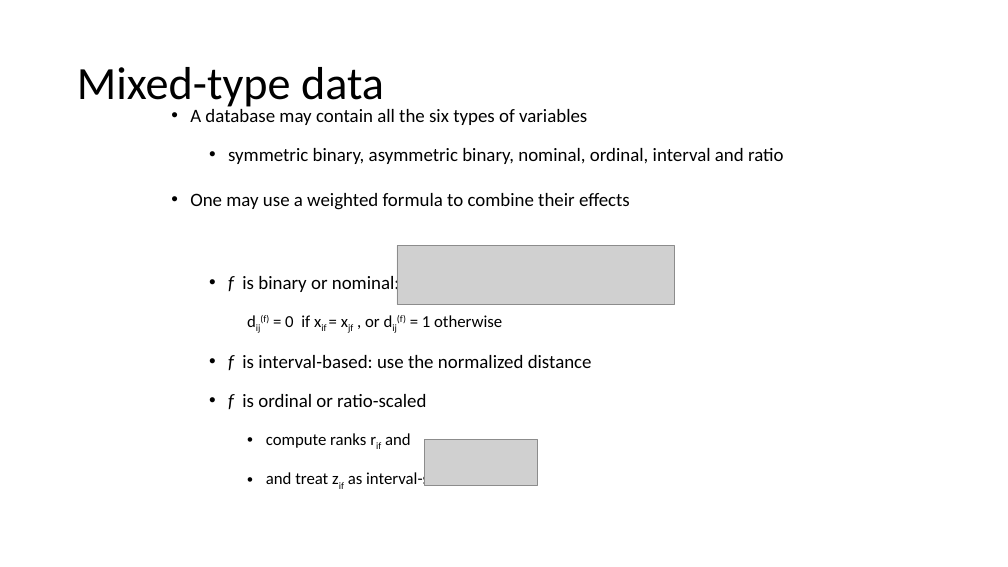
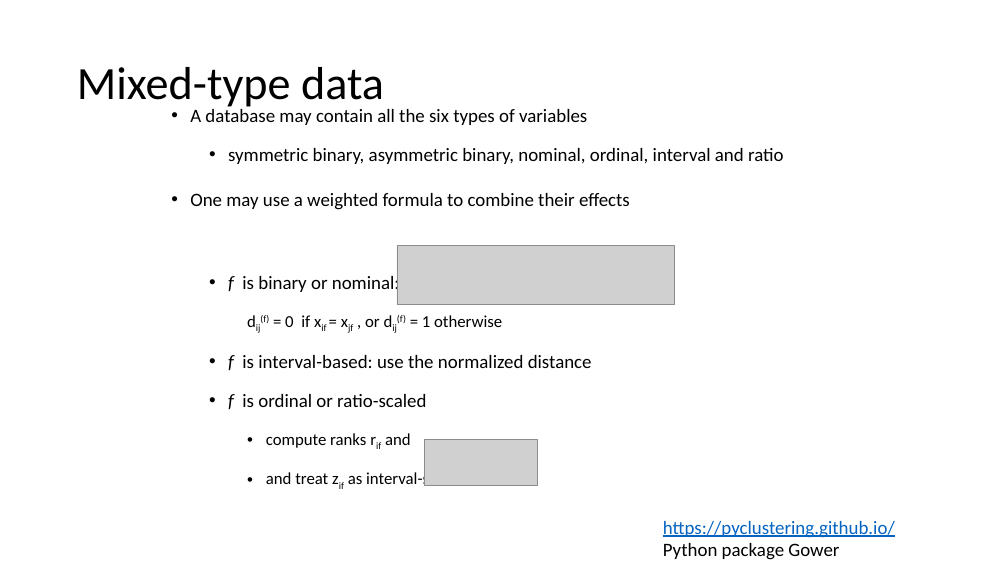
Before and after one commit to mathphysmx/teaching-ml, a slide deck: slide 25 of slides/05_ML_DataTypes.pptx. Drawn at 1008x567 pixels with LibreOffice and Linux fonts; fonts in the diff are those of the drawing; grey boxes stand for pictures. Boxes give left, top, right and bottom in pixels: in the first picture for what was removed or moved away, otherwise in the second. Text is boxed around its words. In the diff, an @@ line names an element or a change of style, - is before the commit and + after.

```diff
--- a/slides/05_ML_DataTypes.pptx
+++ b/slides/05_ML_DataTypes.pptx
@@ text added at bbox=[663, 521, 895, 560], 18 pt, text #0563C1, underline @@
+https://pyclustering.github.io/
+Python package Gower
```
Also in this commit, not shown: 3 slides added, 17 other files.
